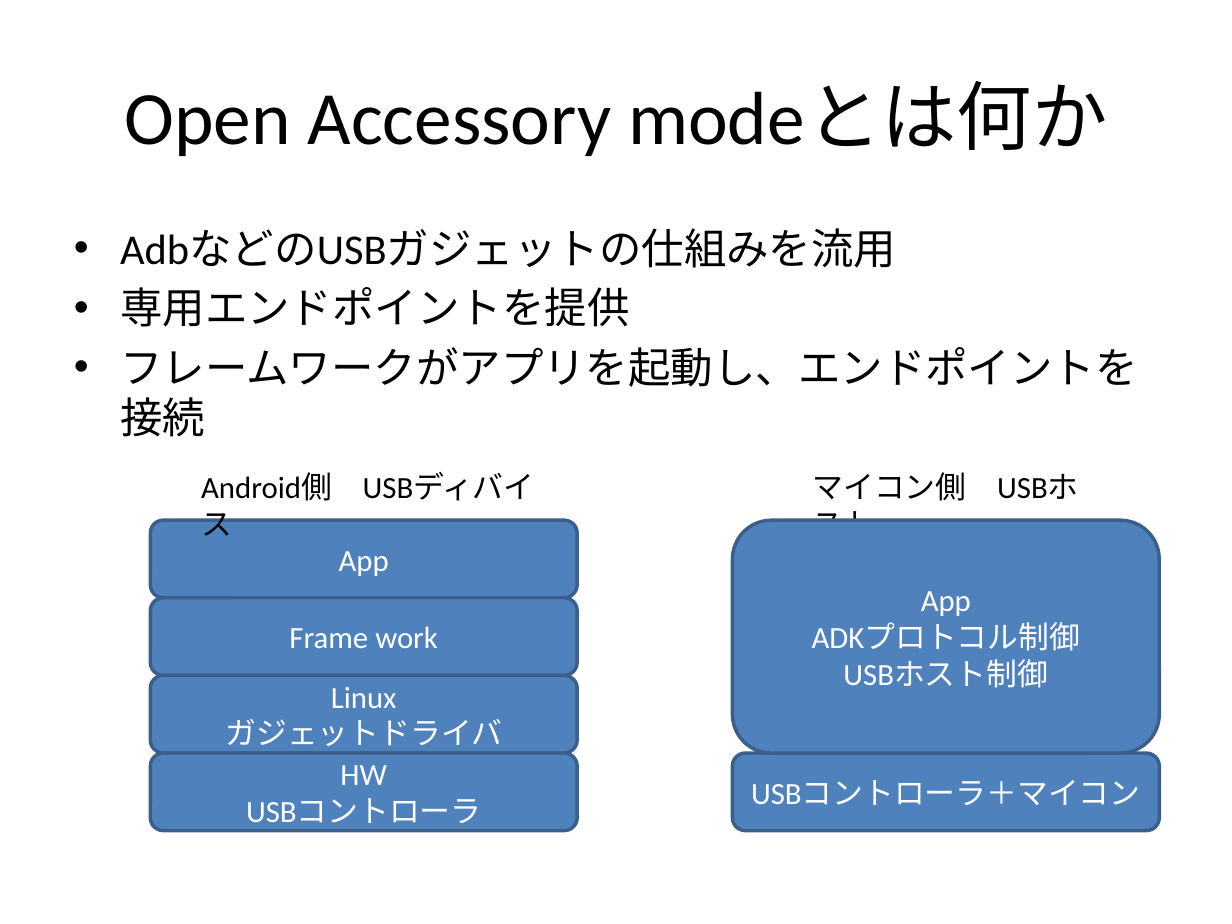
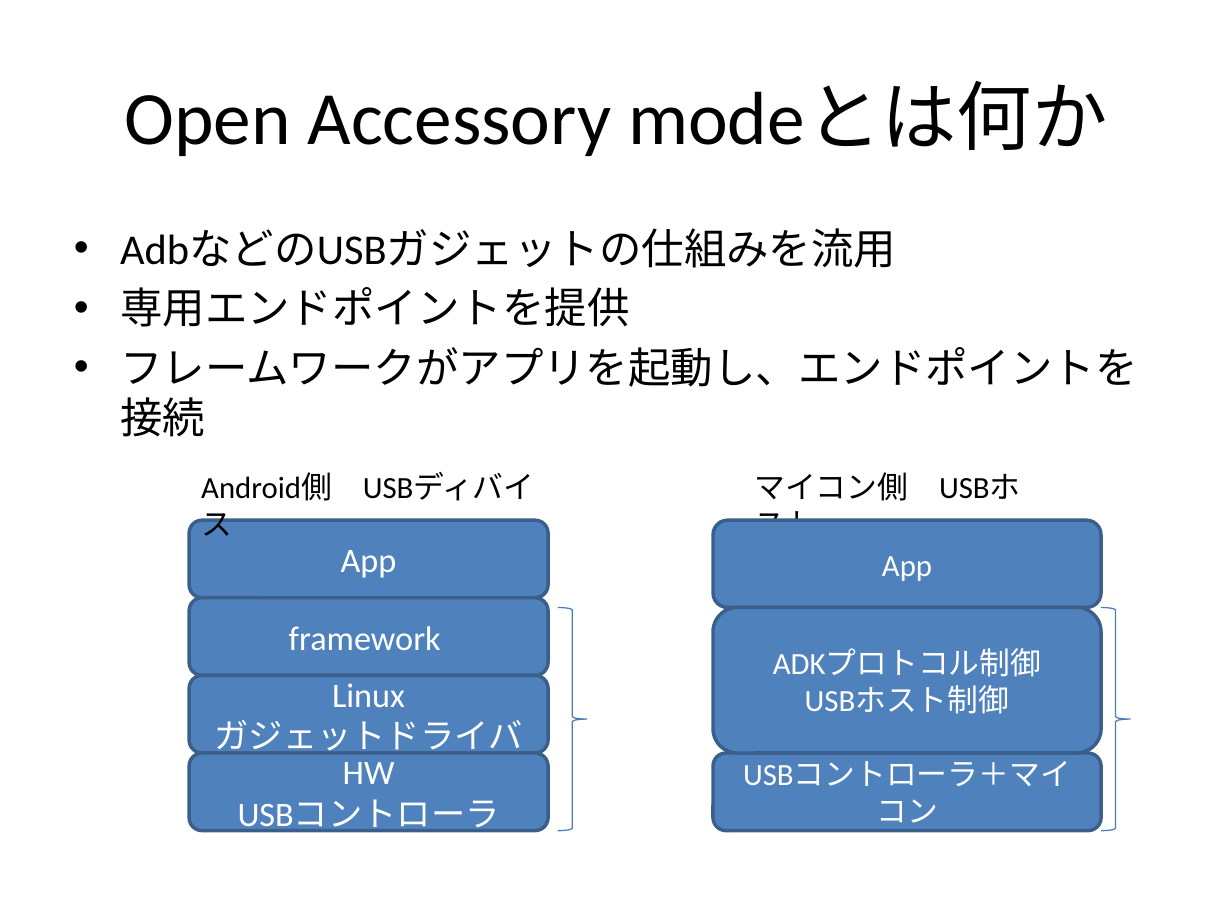
Before and after one commit to magoroku15/OpenAccessoryDemo, a slide deck: slide 35 of Doc/poorman's adk.pptx. Drawn at 1232x924 pixels with LibreOffice and Linux fonts; fonts in the diff are those of the drawing. Boxes give left, top, right and bottom in pixels: in the first picture for what was removed or moved away, otherwise in the second. Text is boxed around its words. In the diff, an @@ line names an element or a change of style, - is before the commit and + after.

```diff
--- a/Doc/poorman's adk.pptx
+++ b/Doc/poorman's adk.pptx
@@ text "マイコン側 USBホスト": place and size @@
-text "マイコン側 USBホスト" at (812, 472, 966, 501)
+text "マイコン側 USBホスト" at (754, 472, 908, 501)
@@ rounded rectangle "App": place and size @@
-rounded rectangle "App" at (150, 520, 577, 598)
+rounded rectangle "App" at (190, 520, 548, 598)
@@ rounded rectangle "App": place and size @@
-rounded rectangle "App" at (732, 520, 1158, 753)
+rounded rectangle "App" at (713, 520, 1101, 607)
@@ rounded rectangle "framework": place and size @@
-rounded rectangle "framework" at (150, 598, 577, 675)
+rounded rectangle "framework" at (190, 598, 548, 675)
@@ text in rounded rectangle at (289, 626, 441, 650): text changed; size 18 to 20 pt @@
-Frame work
+framework
@@ right brace added at (558, 607, 588, 830), outline #4B7EBC 0.75 pt @@
@@ rounded rectangle added at (713, 607, 1101, 753), fill #4F81BD, outline #3A5F8C 2 pt, 18 pt, text #FFFFFF @@
+ADKプロトコル制御
+USBホスト制御
@@ text in rounded rectangle at (812, 623, 1080, 688): paragraphs removed @@
-ADKプロトコル制御
-USBホスト制御
@@ right brace added at (1101, 607, 1131, 830), outline #4B7EBC 0.75 pt @@
@@ rounded rectangle "Linux": place and size @@
-rounded rectangle "Linux" at (150, 675, 577, 753)
+rounded rectangle "Linux" at (190, 675, 548, 753)
@@ size 18 to 20 pt in 3 elements at (190, 520, 548, 598), (190, 675, 548, 753), (190, 753, 548, 830) @@
@@ rounded rectangle "HW": place and size @@
-rounded rectangle "HW" at (150, 753, 577, 830)
+rounded rectangle "HW" at (190, 753, 548, 830)
@@ rounded rectangle "USBコントローラ＋マイコン": place and size @@
-rounded rectangle "USBコントローラ＋マイコン" at (732, 753, 1158, 830)
+rounded rectangle "USBコントローラ＋マイコン" at (713, 753, 1101, 830)
```
Also in this commit, not shown: 1 slide removed.
